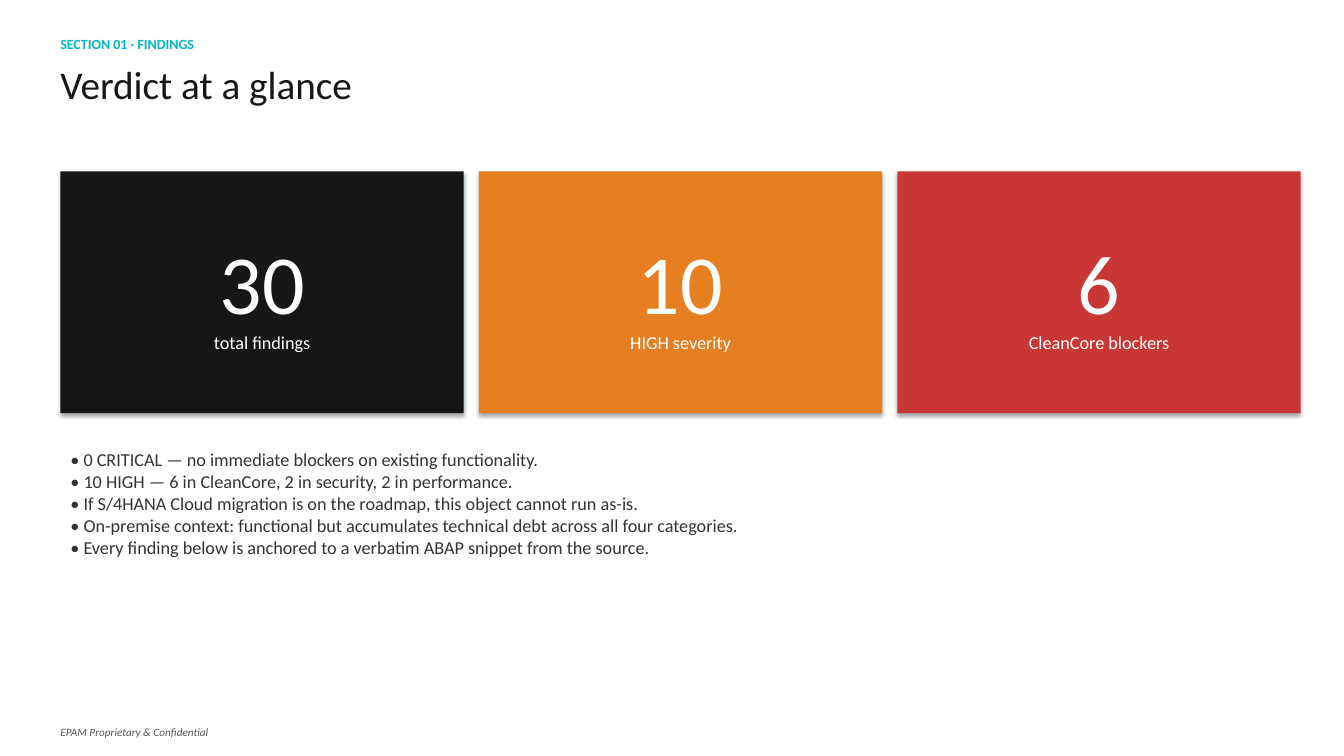
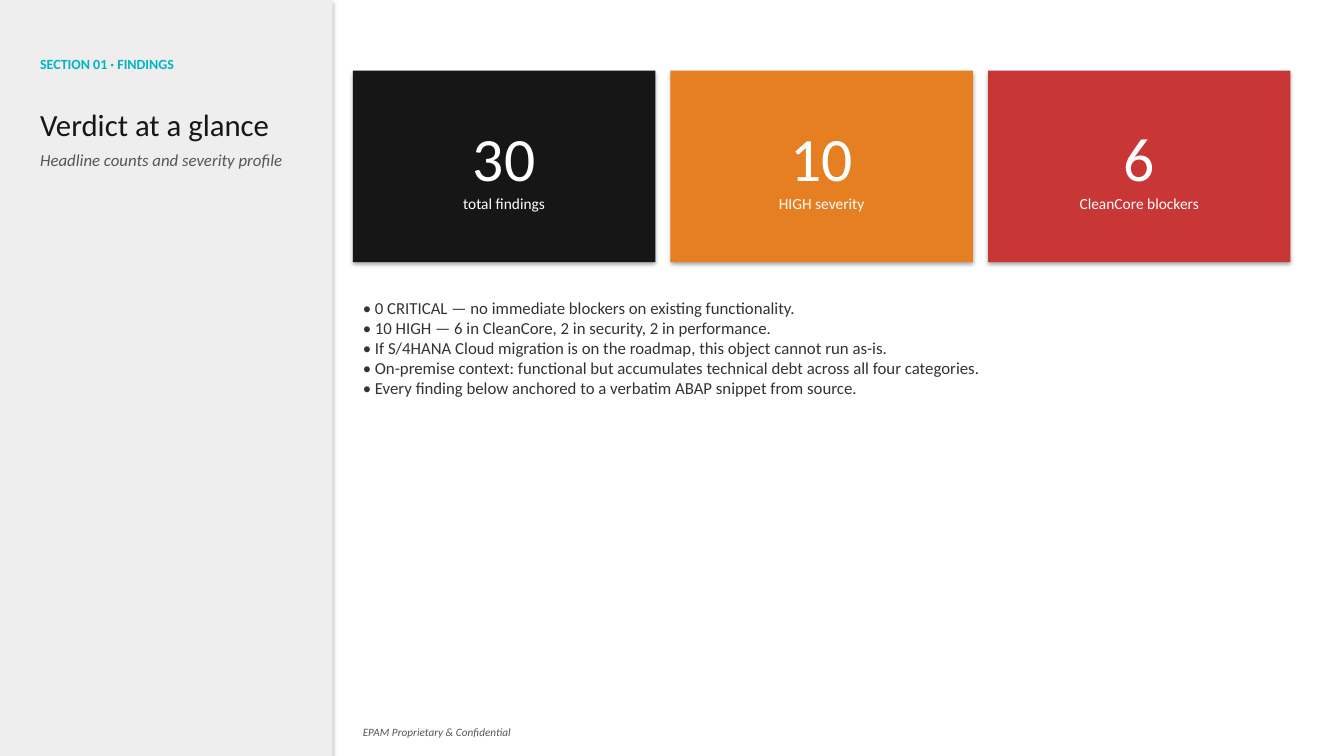
Before and after one commit to fr0ster/cloud-llm-hub, a slide deck: slide 2 of docs/tutorials/code-review/examples/ZDMS_UPLOAD_FILES/report.pptx. Drawn at 1344x756 pixels with LibreOffice and Linux fonts; fonts in the diff are those of the drawing. Boxes give left, top, right and bottom in pixels: in the first picture for what was removed or moved away, otherwise in the second. Text is boxed around its words. In the diff, an @@ line names an element or a change of style, - is before the commit and + after.

```diff
--- a/docs/tutorials/code-review/examples/ZDMS_UPLOAD_FILES/report.pptx
+++ b/docs/tutorials/code-review/examples/ZDMS_UPLOAD_FILES/report.pptx
@@ rectangle added at box(0, 0, 333, 756), fill #EEEEEE @@
@@ text "SECTION 01 · FINDINGS": place and size @@
-text "SECTION 01 · FINDINGS" at box(60, 39, 195, 49)
+text "SECTION 01 · FINDINGS" at box(40, 60, 174, 69)
@@ rectangle "30": place and size @@
-rectangle "30" at box(60, 171, 464, 413)
+rectangle "30" at box(353, 71, 655, 262)
@@ rectangle "30" at box(353, 71, 655, 262): size 60 to 44 pt in "30"; size 13 to 11 pt in "total findings" @@
@@ rectangle "10": place and size @@
-rectangle "10" at box(479, 171, 882, 413)
+rectangle "10" at box(670, 71, 973, 262)
@@ rectangle "10" at box(670, 71, 973, 262): size 60 to 44 pt in "10"; size 13 to 11 pt in "HIGH severity" @@
@@ rectangle "6": place and size @@
-rectangle "6" at box(897, 171, 1301, 413)
+rectangle "6" at box(988, 71, 1291, 262)
@@ rectangle "6" at box(988, 71, 1291, 262): size 60 to 44 pt in "6"; size 13 to 11 pt @@
@@ text "Verdict at a glance": place and size @@
-text "Verdict at a glance" at box(60, 71, 352, 106)
+text "Verdict at a glance" at box(40, 114, 283, 169)
@@ text at box(40, 114, 269, 142): size 28 to 22 pt in "Verdict at a glance" @@
@@ text at box(40, 154, 283, 169): paragraph added @@
+Headline counts and severity profile
@@ text "• 0 CRITICAL — no ...": place and size @@
-text "• 0 CRITICAL — no ..." at box(84, 453, 737, 557)
+text "• 0 CRITICAL — no ..." at box(375, 302, 979, 397)
@@ text at box(375, 302, 979, 377): size 13 to 12 pt in "• 0 CRITICAL — no immediate blockers ...", "• 10 HIGH — 6 in CleanCore, ...", "• If S/4HANA Cloud migration is on ...", "• On-premise context: functional but accumulates technical ..." @@
@@ text at box(375, 382, 857, 397): text changed; size 13 to 12 pt @@
-• Every finding below is anchored to a verbatim ABAP snippet from the source.
+• Every finding below anchored to a verbatim ABAP snippet from source.
@@ text "EPAM Proprietary & Confidential": place and size @@
-text "EPAM Proprietary & Confidential" at box(60, 728, 208, 738)
+text "EPAM Proprietary & Confidential" at box(363, 728, 511, 738)
```
Also in this commit, not shown: 7 other slides changed, 21 other files.
